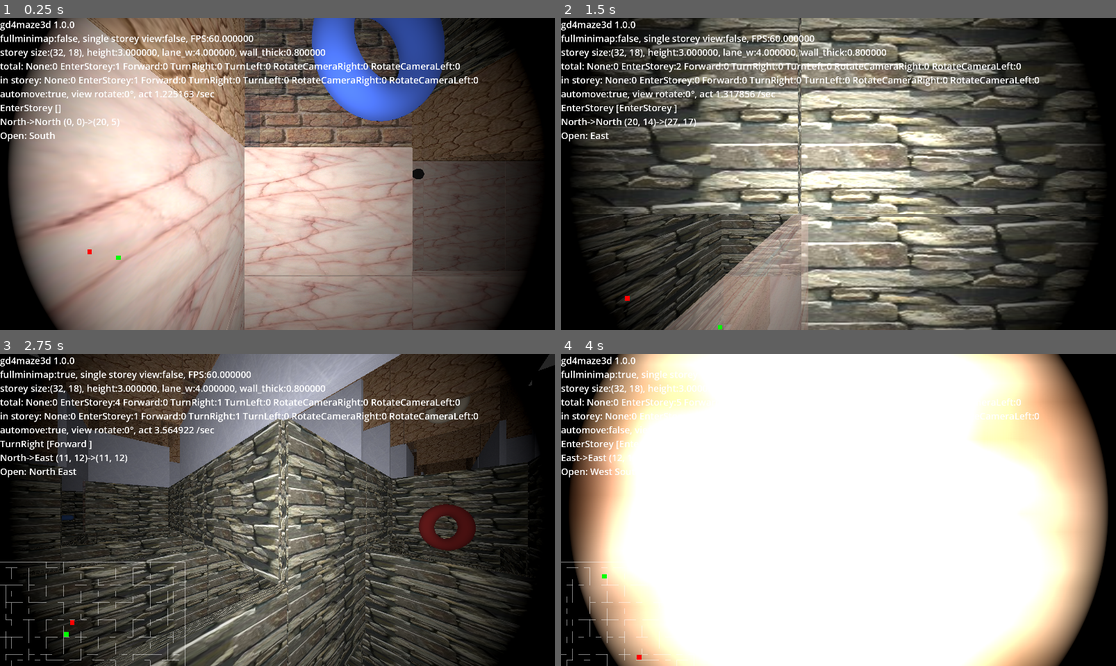
Above: before the commit, frames 1-4 (two rows, left to right).
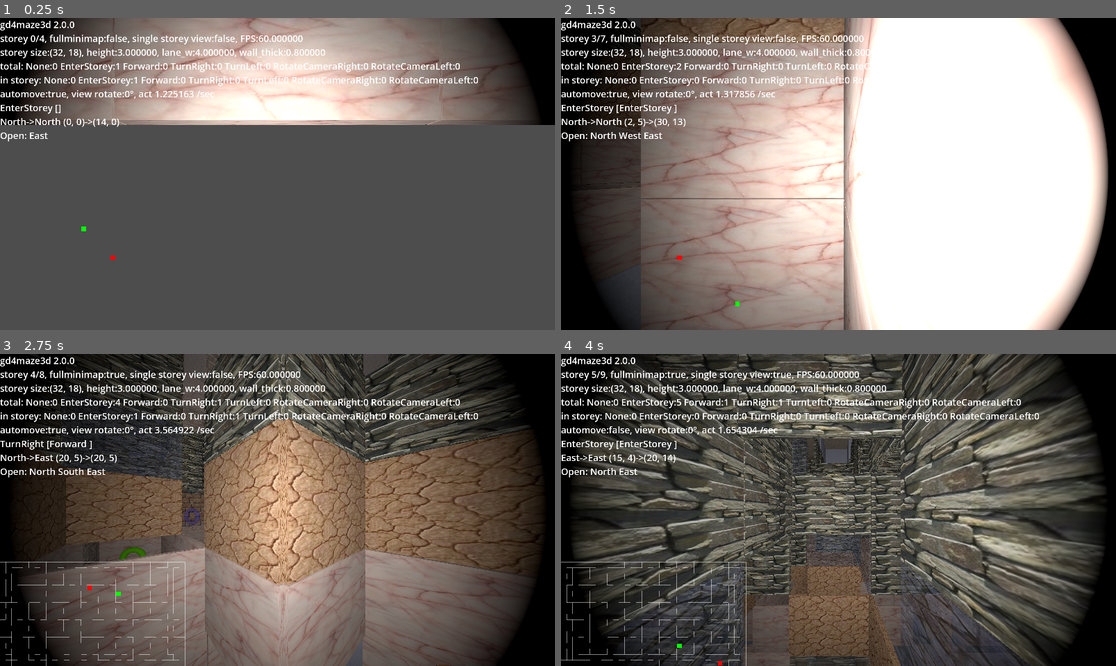
Above: after the commit, the same moments.

Repository: kasworld/gd4maze3d
Game: Godot game, scene res://main.tscn
Two runs of this game, one before a commit and one after it. Both use one fixed random seed, a clock stepped at 60 frames per second and the inputs below.
Inputs (mouse positions are in pixels of both pictures, inside the frame that each line leads up to):
- Up to frame 1 (0.25 s): no input
- Up to frame 2 (1.5 s): tap Enter at 0.5, 0.6, 1.35 s; move the mouse to (960, 158) at 0.52 s; hold Right 0.53-1.28 s; click (960, 158) at 0.67 s; tap Space at 0.77 s; move the mouse to (727, 189) at 1.27 s; hold Down from 1.28 s (still down)
- Up to frame 3 (2.75 s): tap Space at 1.52 s; move the mouse to (333, 441) at 2.02 s; release Down at 2.03 s; hold Right from 2.03 s (still down); tap 1 at 2.1 s; tap Enter at 2.3 s
- Up to frame 4 (4 s): move the mouse to (810, 572) at 2.77 s; release Right at 2.78 s; hold Up 2.78-3.53 s; tap 2 at 2.85 s; click (810, 572) at 2.92 s; tap Space at 3.02, 3.77 s; tap Enter at 3.05, 3.8 s; move the mouse to (1005, 556) at 3.52 s; hold Left from 3.53 s (still down); tap 3 at 3.6 s

The runs differ from the first frame. In frame 1, 87% of the frame differs, in the area x 0-100%, y 0-100%; in frame 2, 76%; in frame 3, 69%; in frame 4, 90%, in the area x 0-99%, y 0-100%.

Commit message:
limit max storey list

Diff:
--- a/main.gd
+++ b/main.gd
@@ -5,8 +5,9 @@
 var storey_h :float = 3.0
 var lane_w :float = 4.0
 var wall_thick :float = lane_w *0.05
-const InitialStoreyCount :int = 7
-var cur_storey_index :int = 3
+const InitialStoreyCount :int = 3
+const MaxStoreyCount :int = InitialStoreyCount *3
+var cur_storey_index :int = -1
 var storey_list :Array[Storey]
 func get_cur_storey()->Storey:
 	return storey_list[cur_storey_index]
@@ -64,7 +65,10 @@
 	minimap2draw.position.y = minimap.position.y
 
 func enter_new_storey()->void:
-	del_old_storey()
+	if storey_list.size() >= MaxStoreyCount:
+		del_old_storey()
+	else :
+		cur_storey_index +=1
 	add_new_storey(maze_size,storey_h,lane_w,wall_thick)
 	for i in storey_list.size():
 		storey_list[i].view_floor_ceiling(false,false)
@@ -160,8 +164,8 @@
 		pass
 
 func update_info(dur :float)->void:
-	$Label.text = "gd4maze3d 1.0.0\nfullminimap:%s, single storey view:%s, FPS:%f\nstorey %s\n%s" % [
-		full_minimap, view_floor_ceiling, 1.0/dur,
+	$Label.text = "gd4maze3d 2.0.0\nstorey %d/%d, fullminimap:%s, single storey view:%s, FPS:%f\nstorey %s\n%s" % [
+		cur_storey_index,storey_list.size(), full_minimap, view_floor_ceiling, 1.0/dur,
 		get_cur_storey().info_str(),
 		get_main_char().info_str()]
 
